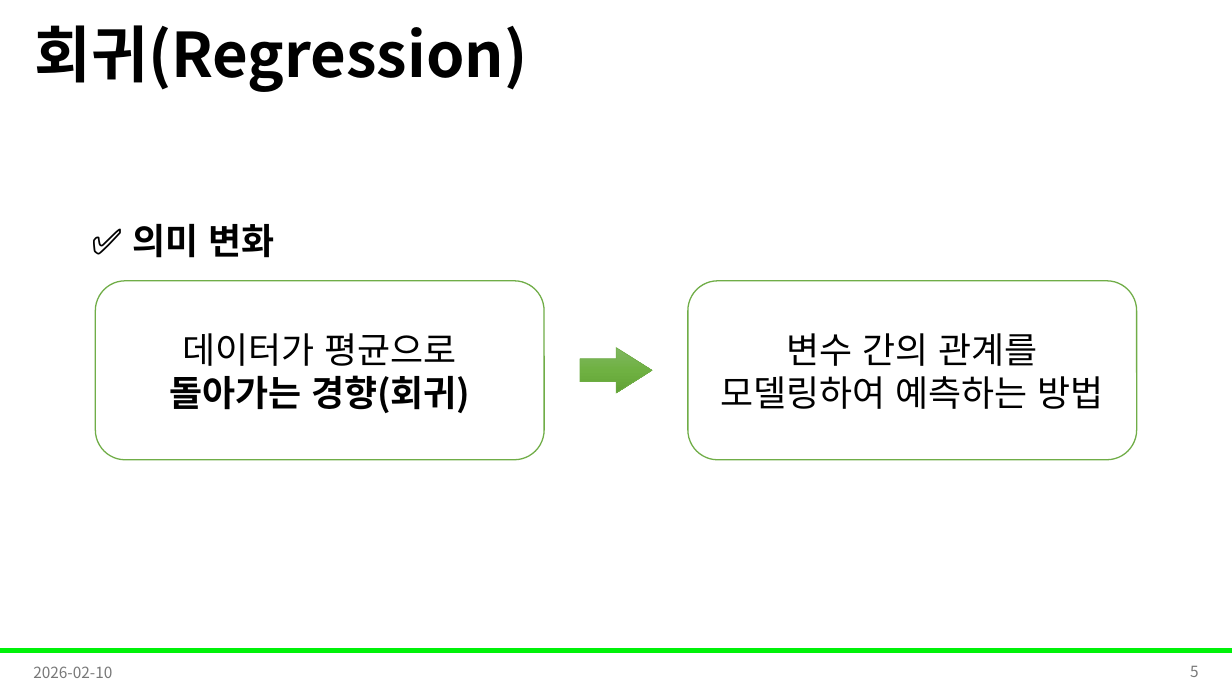
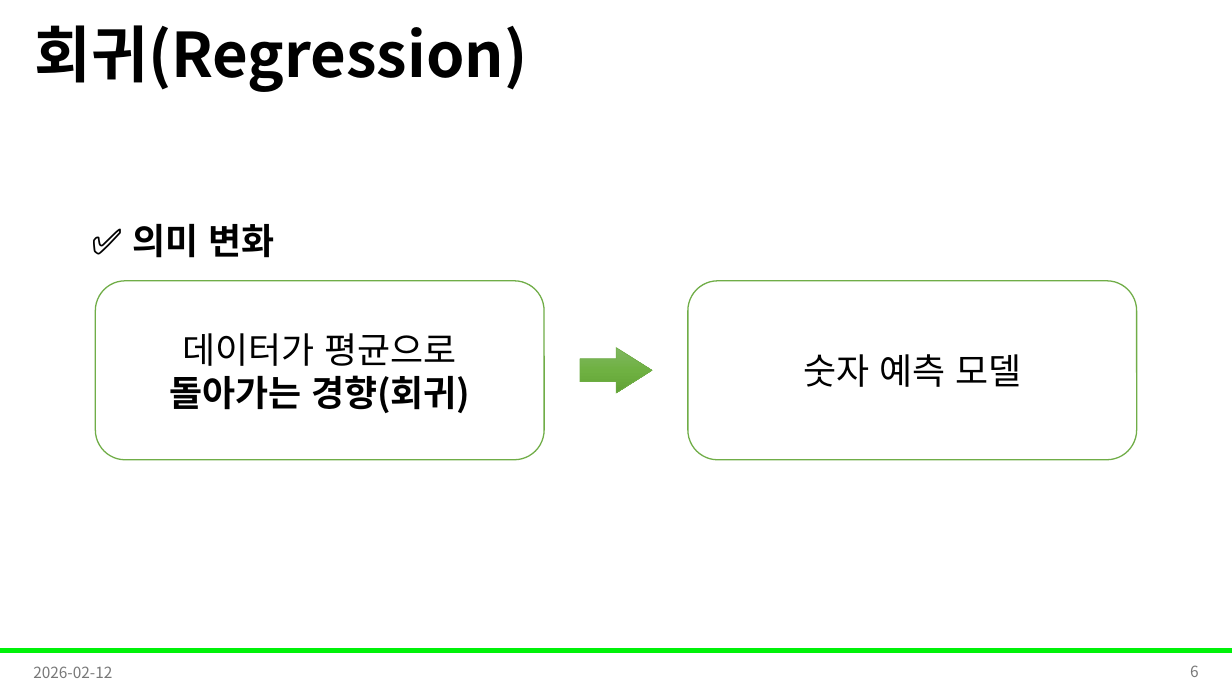
Before and after one commit to Leader-Lesson/KDT_RE_5th, a slide deck: slide 6 of material/5_AI/09_회귀와경사하강법.pptx (slide 5 before the commit). Drawn at 1232x693 pixels with LibreOffice and Linux fonts; fonts in the diff are those of the drawing; background and template pictures are left out. Boxes give left, top, right and bottom in pixels: in the first picture for what was removed or moved away, otherwise in the second. Text is boxed around its words. In the diff, an @@ line names an element or a change of style, - is before the commit and + after.

```diff
--- a/material/5_AI/09_회귀와경사하강법.pptx
+++ b/material/5_AI/09_회귀와경사하강법.pptx
@@ text in rounded rectangle at (803,354,1021,387): text changed @@
-변수 간의 관계를
-모델링하여 예측하는 방법
+숫자 예측 모델
@@ text at (33,666,112,678): text changed @@
-2026-02-10
+2026-02-12
@@ page number at (1190,665,1199,677): text changed @@
-5
+6
```
Also in this commit, not shown: 34 other slides changed, 3 slides added, 2 other files.
